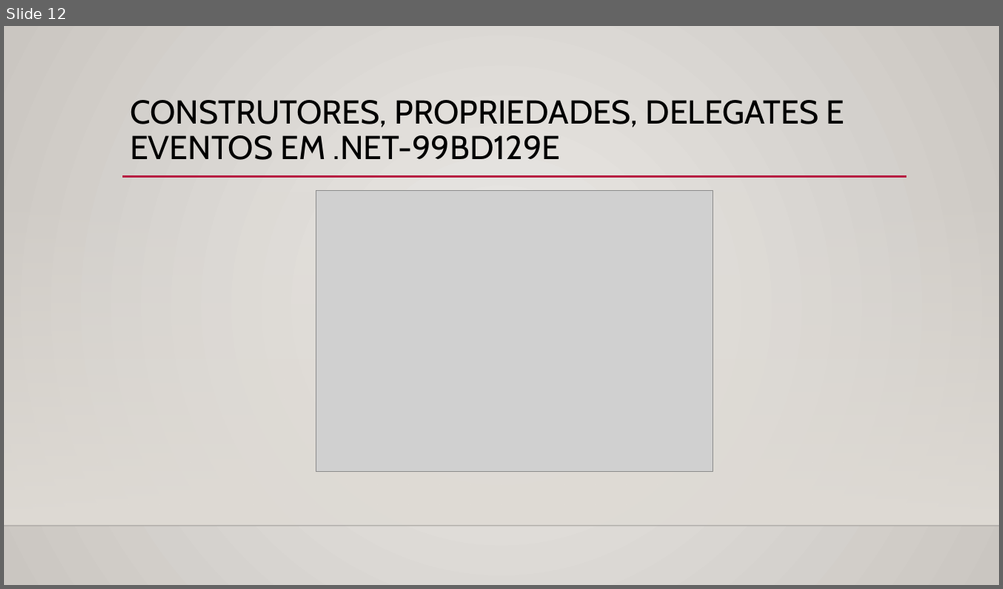
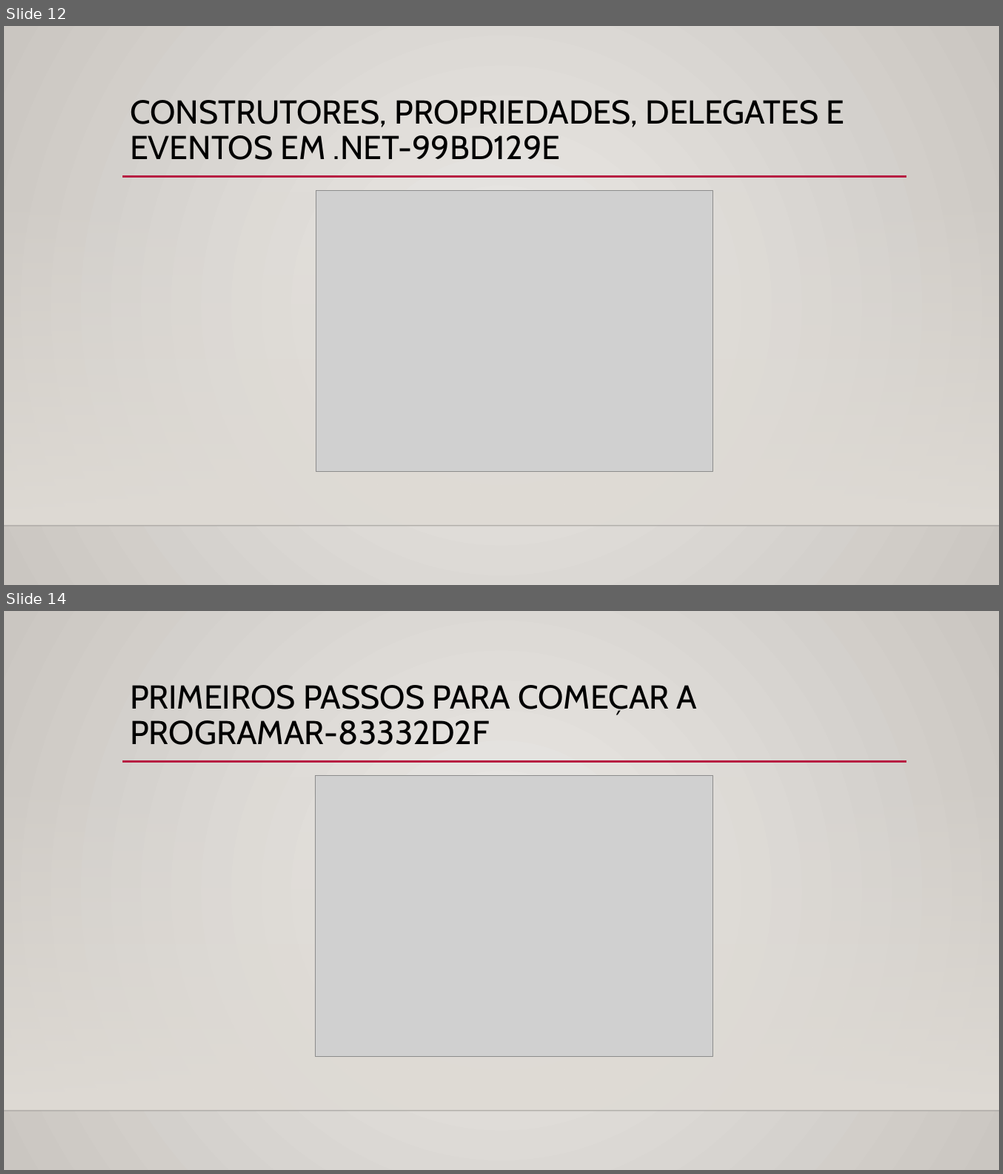
Before and after one commit to Rosem111/Evolu-o-na-DIO, a slide deck: Conquistas/Conquistas.pptx. Shown one above the other, each under a label of ours: slide 12 before the commit, slides 12 and 14 after it; the slides between them are not shown. The pictures are 1003x589 and 1003x1174 pixels, drawn with LibreOffice and Linux fonts; fonts in the diff are those of the drawing; grey boxes stand for pictures; background and template pictures are left out. Boxes give left, top, right and bottom in pixels: in the first picture for what was removed or moved away, otherwise in the second. Text is boxed around its words. In the diff, an @@ line names an element or a change of style, - is before the commit and + after.

```diff
--- a/Conquistas/Conquistas.pptx
+++ b/Conquistas/Conquistas.pptx
@@ slide 14 added at [4,611,999,1170], background gradient #ECEAE7 to #CAC7C1; not listed: 3 template elements that a slide beside it also shows @@
@@ title added at [130,685,697,745], 32 pt, text #000000 @@
+PRIMEIROS PASSOS PARA COMEÇAR A PROGRAMAR-83332D2F
@@ picture added at [316,775,714,1056] @@
```
Also in this commit, not shown: 1 other slide added.
